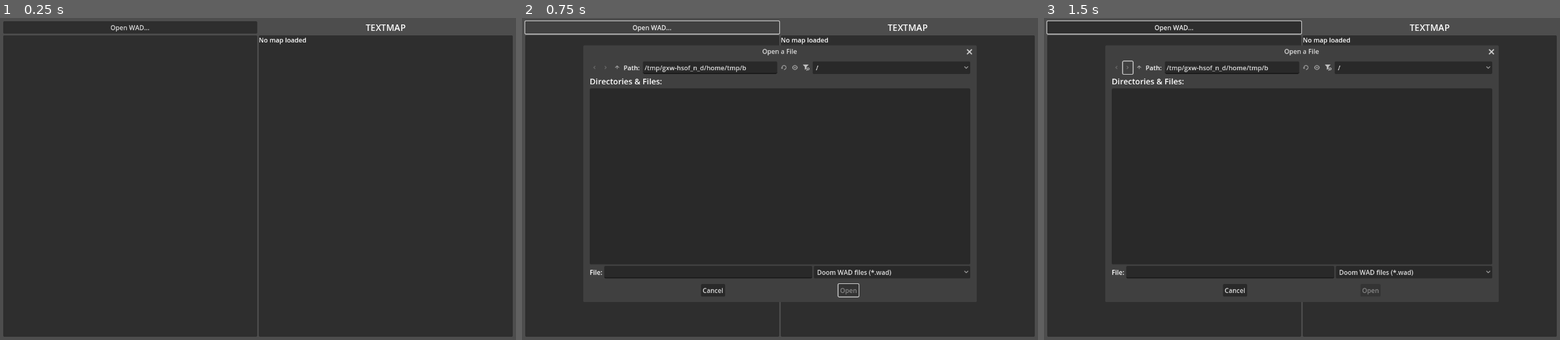
Above: before the commit, frames 1-3 (left to right).
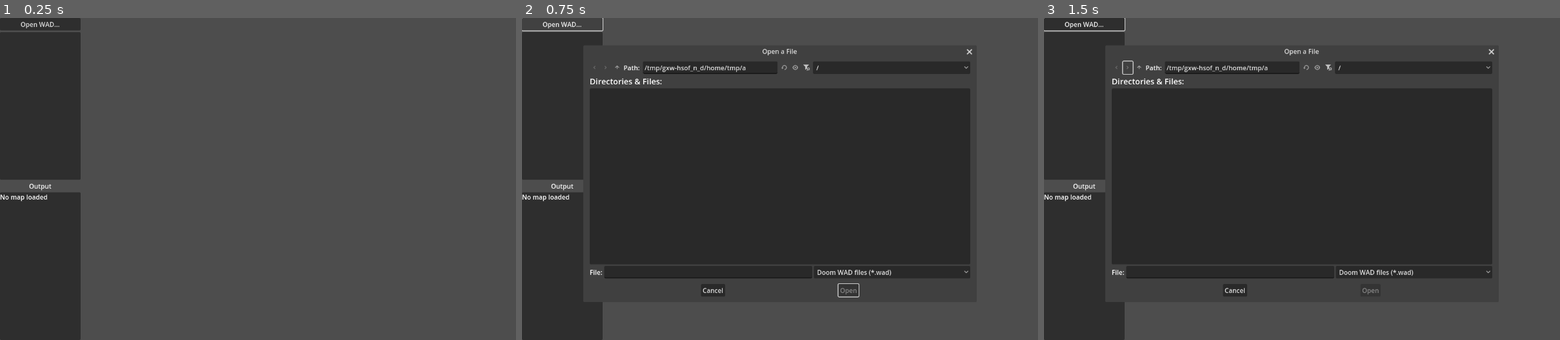
Above: after the commit, the same moments.

Repository: TehRealSalt/sentinel-smith
Game: Godot game, scene res://wad_viewer.tscn
The game is run twice, just before and just after one commit, with the same random seed, the same clock (stepped at 60 frames per second) and the same inputs.
Inputs (mouse positions are in pixels of both pictures, inside the frame that each line leads up to):
- Up to frame 1 (0.25 s): no input
- Up to frame 2 (0.75 s): click "Open WAD..." at 0.5 s
- Up to frame 3 (1.5 s): click (1126, 66) at 1.25 s

The runs differ from the first frame. In frame 1, 81% of the frame differs, in the area x 0-100%, y 0-100%; in frame 2, 22%; in frame 3, 24%.

Commit message:
Rudimentary linedef drawing
Extremely laggy when loading a complex map, so this will need optimized

Diff:
--- a/project/linedef.gd
+++ b/project/linedef.gd
@@ -44,3 +44,24 @@
 		&"sideback": EntityField.new(DoomSidedef, -1),
 		&"comment": EntityField.new(TYPE_STRING, ""),
 	}
+
+var display: Line2D = null
+
+
+func update_display() -> void:
+	if display == null:
+		display = Line2D.new()
+		add_child(display)
+	else:
+		display.clear_points()
+
+	var v1: DoomVertex = get(&"v1")
+	display.add_point(v1.vector())
+
+	var v2: DoomVertex = get(&"v2")
+	display.add_point(v2.vector())
+
+
+func _init(this_map: DoomMap, data: Dictionary) -> void:
+	super(this_map, data)
+	update_display()
--- a/project/map.gd
+++ b/project/map.gd
@@ -1,5 +1,5 @@
 class_name DoomMap
-extends RefCounted
+extends Node
 
 ## This map's name, as specified by the empty header lump.
 var map_name: String = ""
--- a/project/map_entity.gd
+++ b/project/map_entity.gd
@@ -1,5 +1,5 @@
 class_name DoomEntity
-extends RefCounted
+extends Node
 ## A UDMF map "entity". This is the base type that all map data inherits from.
 
 ## The [DoomMap] that we belong to.
@@ -48,7 +48,7 @@
 	var fields := _entity_fields()
 	for key: StringName in fields.keys():
 		var prop: Dictionary = {}
-		prop.name = ("UDMF/udmf_%s" % key)
+		prop.name = key
 
 		var type: Variant = fields[key].type
 		if type is Object:
@@ -59,54 +59,47 @@
 		else:
 			prop.type = type
 
+		ret.push_back(prop)
+
 	for key: StringName in _state_user.keys():
 		assert(not (key in _state))
 
 		var prop: Dictionary = {}
-		prop.name = ("UDMF user/udmf_%s" % key)
+		prop.name = key
 		prop.type = typeof(_state_user)
+
+		ret.push_back(prop)
 
 	return ret
 
 
 func _get(id: StringName) -> Variant:
-	if id.begins_with("udmf_"):
-		id = id.trim_prefix("udmf_")
+	if _state.has(id):
+		return _state[id]
 
-		if _state.has(id):
-			return _state[id]
-
-		return _state_user.get(id)
-
-	return null
+	return _state_user.get(id)
 
 
 func _set(id: StringName, value: Variant) -> bool:
-	print(id)
-	if id.begins_with("udmf_"):
-		id = id.trim_prefix("udmf_")
+	if _state.has(id):
+		var fields := _entity_fields()
+		var new_type := typeof(value)
+		var defined_type: Variant = fields[id].type
+		if defined_type is Object:
+			var defined_obj: Object = type_convert(defined_type, TYPE_OBJECT)
+			if new_type != TYPE_NIL:
+				assert(new_type == TYPE_OBJECT)
+				var obj: Object = type_convert(value, TYPE_OBJECT)
+				var script: Script = obj.get_script()
+				assert(script == (defined_obj as Script))
+		else:
+			assert(new_type == defined_type)
 
-		if _state.has(id):
-			var fields := _entity_fields()
-			var new_type := typeof(value)
-			var defined_type: Variant = fields[id].type
-			if defined_type is Object:
-				var defined_obj: Object = type_convert(defined_type, TYPE_OBJECT)
-				if new_type != TYPE_NIL:
-					assert(new_type == TYPE_OBJECT)
-					var obj: Object = type_convert(value, TYPE_OBJECT)
-					var script: Script = obj.get_script()
-					assert(script == (defined_obj as Script))
-			else:
-				assert(new_type == defined_type)
-
-			_state[id] = value
-			return true
-
-		_state_user[id] = value
+		_state[id] = value
 		return true
 
-	return false
+	_state_user[id] = value
+	return true
 
 
 func _to_string() -> String:
@@ -192,3 +185,5 @@
 		if _state.has(id):
 			continue
 		_state_user[id] = data.get(id, null)
+
+	map.add_child(self)
--- a/project/vertex.gd
+++ b/project/vertex.gd
@@ -12,3 +12,9 @@
 		&"x": EntityField.new(TYPE_FLOAT, null),
 		&"y": EntityField.new(TYPE_FLOAT, null),
 	}
+
+
+func vector() -> Vector2:
+	var x: float = get(&"x")
+	var y: float = get(&"y")
+	return Vector2(x, y)
--- a/project/wad_viewer.gd
+++ b/project/wad_viewer.gd
@@ -17,6 +17,8 @@
 
 	current_map = DoomMap.load_from_wad(current_wad)
 	textmap_display.text = str(current_map)
+
+	%SubViewport.add_child(current_map)
 
 
 func update_tree() -> void:
--- a/project/wad_viewer.tscn
+++ b/project/wad_viewer.tscn
@@ -1,66 +1,72 @@
-[gd_scene load_steps=3 format=3 uid="uid://c7xihjmeuu1mu"]
+[gd_scene load_steps=2 format=3 uid="uid://c7xihjmeuu1mu"]
 
 [ext_resource type="Script" uid="uid://7wn01vurbnfw" path="res://wad_viewer.gd" id="1_su4ka"]
 
-[sub_resource type="LabelSettings" id="LabelSettings_su4ka"]
-font_size = 22
-
-[node name="Control" type="Control"]
+[node name="MainUI" type="Control"]
 layout_mode = 3
 anchors_preset = 15
 anchor_right = 1.0
 anchor_bottom = 1.0
 grow_horizontal = 2
 grow_vertical = 2
+size_flags_horizontal = 3
+size_flags_vertical = 3
 script = ExtResource("1_su4ka")
 
-[node name="MarginContainer" type="MarginContainer" parent="."]
+[node name="HBoxContainer" type="HBoxContainer" parent="."]
 layout_mode = 1
 anchors_preset = 15
 anchor_right = 1.0
 anchor_bottom = 1.0
 grow_horizontal = 2
 grow_vertical = 2
-theme_override_constants/margin_left = 8
-theme_override_constants/margin_top = 8
-theme_override_constants/margin_right = 8
-theme_override_constants/margin_bottom = 8
 
-[node name="HBoxContainer" type="HBoxContainer" parent="MarginContainer"]
+[node name="VBoxContainer" type="VBoxContainer" parent="HBoxContainer"]
+custom_minimum_size = Vector2(200, 0)
 layout_mode = 2
 
-[node name="WADContainer" type="VBoxContainer" parent="MarginContainer/HBoxContainer"]
-layout_mode = 2
-size_flags_horizontal = 3
-
-[node name="OpenWADButton" type="Button" parent="MarginContainer/HBoxContainer/WADContainer"]
+[node name="OpenWADButton" type="Button" parent="HBoxContainer/VBoxContainer"]
 unique_name_in_owner = true
 layout_mode = 2
 text = "Open WAD..."
 
-[node name="WADTree" type="Tree" parent="MarginContainer/HBoxContainer/WADContainer"]
+[node name="WADTree" type="Tree" parent="HBoxContainer/VBoxContainer"]
 unique_name_in_owner = true
 layout_mode = 2
 size_flags_vertical = 3
 
-[node name="MapContainer" type="VBoxContainer" parent="MarginContainer/HBoxContainer"]
+[node name="Label" type="Label" parent="HBoxContainer/VBoxContainer"]
+layout_mode = 2
+size_flags_vertical = 1
+text = "Output"
+horizontal_alignment = 1
+
+[node name="PanelContainer" type="PanelContainer" parent="HBoxContainer/VBoxContainer"]
+layout_mode = 2
+size_flags_vertical = 3
+
+[node name="TextMap" type="RichTextLabel" parent="HBoxContainer/VBoxContainer/PanelContainer"]
+unique_name_in_owner = true
+layout_mode = 2
+text = "No map loaded"
+
+[node name="WADContainer" type="VBoxContainer" parent="HBoxContainer"]
 layout_mode = 2
 size_flags_horizontal = 3
 
-[node name="Label" type="Label" parent="MarginContainer/HBoxContainer/MapContainer"]
-layout_mode = 2
-text = "TEXTMAP"
-label_settings = SubResource("LabelSettings_su4ka")
-horizontal_alignment = 1
-
-[node name="PanelContainer" type="PanelContainer" parent="MarginContainer/HBoxContainer/MapContainer"]
+[node name="SubViewportContainer" type="SubViewportContainer" parent="HBoxContainer/WADContainer"]
 layout_mode = 2
 size_flags_vertical = 3
+stretch = true
 
-[node name="TextMap" type="RichTextLabel" parent="MarginContainer/HBoxContainer/MapContainer/PanelContainer"]
+[node name="SubViewport" type="SubViewport" parent="HBoxContainer/WADContainer/SubViewportContainer"]
 unique_name_in_owner = true
-layout_mode = 2
-text = "No map loaded"
+handle_input_locally = false
+size = Vector2i(1076, 800)
+render_target_update_mode = 4
+
+[node name="Camera2D" type="Camera2D" parent="HBoxContainer/WADContainer/SubViewportContainer/SubViewport"]
+zoom = Vector2(0.1, -0.1)
 
 [node name="OpenWADDialog" type="FileDialog" parent="."]
 unique_name_in_owner = true
@@ -73,5 +79,5 @@
 access = 2
 filters = PackedStringArray("*.wad;Doom WAD files")
 
-[connection signal="pressed" from="MarginContainer/HBoxContainer/WADContainer/OpenWADButton" to="." method="_on_open_wad_button_pressed"]
+[connection signal="pressed" from="HBoxContainer/VBoxContainer/OpenWADButton" to="." method="_on_open_wad_button_pressed"]
 [connection signal="file_selected" from="OpenWADDialog" to="." method="_on_file_dialog_file_selected"]
